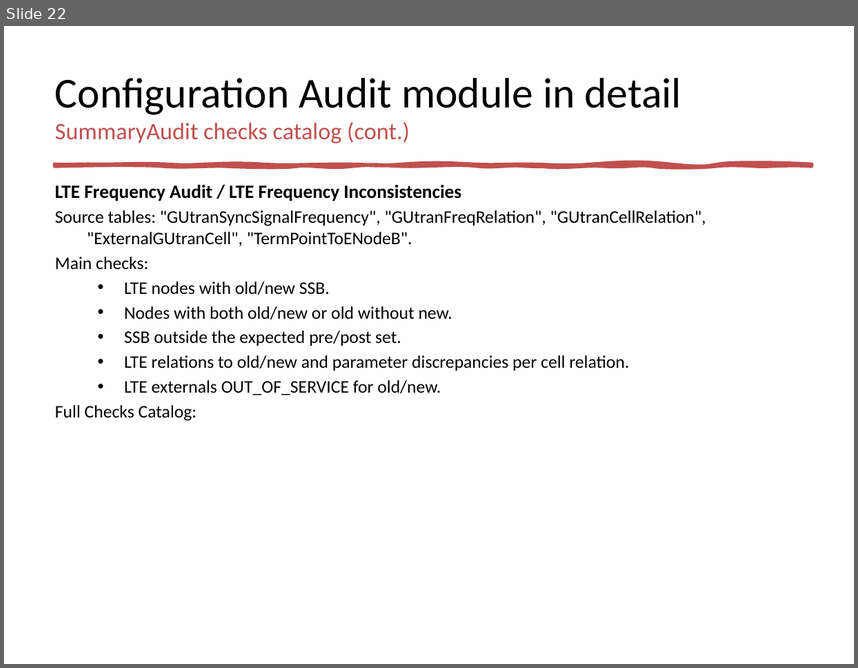
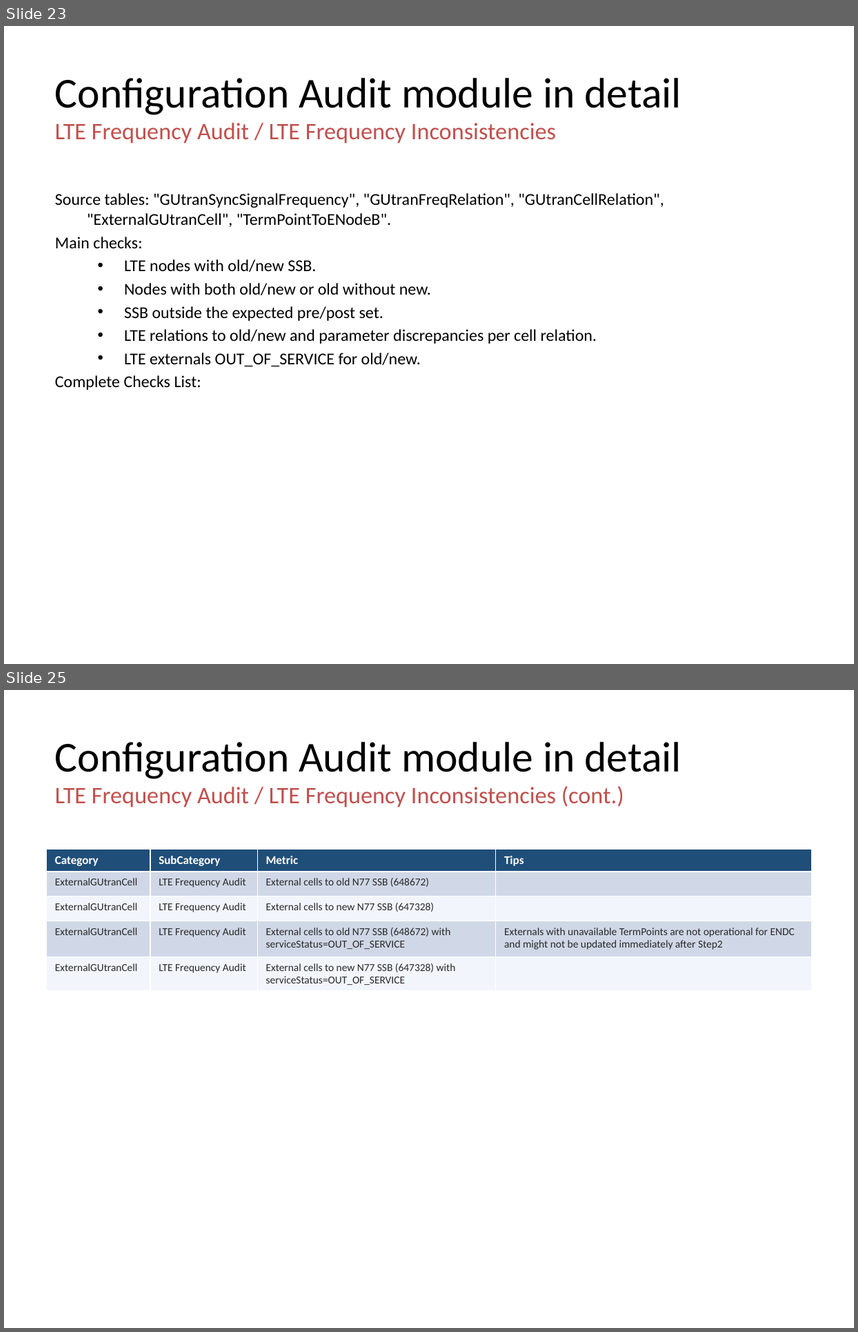
Before and after one commit to jaimetur/SSB_RetuningAutomations, a slide deck: help/User-Guide-SSB-Retuning-Automations-v0.7.4.pptx. Shown one above the other, each under a label of ours: slide 22 before the commit, slides 23 and 25 after it; the slides between them are not shown. The pictures are 858x668 and 858x1332 pixels, drawn with LibreOffice and Linux fonts; fonts in the diff are those of the drawing; background and template pictures are left out. Boxes give left, top, right and bottom in pixels: in the first picture for what was removed or moved away, otherwise in the second. Text is boxed around its words. In the diff, an @@ line names an element or a change of style, - is before the commit and + after.

Commit message:
Updated Technical User Guides to include the Check catalog of SummaryAudit table (with tips)

```diff
--- a/help/User-Guide-SSB-Retuning-Automations-v0.7.4.pptx
+++ b/help/User-Guide-SSB-Retuning-Automations-v0.7.4.pptx
@@ slide 25 added at (x1=4, y1=690, x2=854, y2=1328), background #FFFFFF @@
@@ title added at (x1=55, y1=742, x2=682, y2=807), 20 pt, text #C0504D @@
+Configuration Audit module in detail
+LTE Frequency Audit / LTE Frequency Inconsistencies (cont.)
@@ table added at (x1=47, y1=849, x2=811, y2=987), 5 rows, 4 columns @@
+Category | SubCategory | Metric | Tips
+ExternalGUtranCell | LTE Frequency Audit | External cells to old N77 SSB (648672) | 
+ExternalGUtranCell | LTE Frequency Audit | External cells to new N77 SSB (647328) | 
+ExternalGUtranCell | LTE Frequency Audit | External cells to old N77 SSB (648672) with serviceStatus=OUT_OF_SERVICE | Externals with unavailable TermPoints are not operational for ENDC and might not be updated immediately after Step2
+ExternalGUtranCell | LTE Frequency Audit | External cells to new N77 SSB (647328) with serviceStatus=OUT_OF_SERVICE | 
@@ what was slide 22 is now slide 23 @@
@@ slide 23 changed as well @@
@@ title at (x1=55, y1=123, x2=556, y2=143): text changed @@
-SummaryAudit checks catalog (cont.)
+LTE Frequency Audit / LTE Frequency Inconsistencies
@@ freeform shape removed at (x1=55, y1=165, x2=811, y2=166) @@
@@ text "Source tables: "GUtranSyncSignalFrequency", "GUtranFreqRelat ..." moved from (x1=55, y1=184, x2=706, y2=421) to (x1=55, y1=193, x2=664, y2=390) @@
@@ text at (x1=55, y1=184, x2=461, y2=201): paragraph removed @@
-LTE Frequency Audit / LTE Frequency Inconsistencies
@@ text at (x1=55, y1=193, x2=664, y2=367): size 15 to 14 pt @@
@@ text at (x1=55, y1=375, x2=201, y2=390): text changed; size 15 to 14 pt @@
-Full Checks Catalog:
+Complete Checks List:
```
Also in this commit, not shown: 46 other slides changed, 4 other slides added, 1 slide removed, 6 other files.
